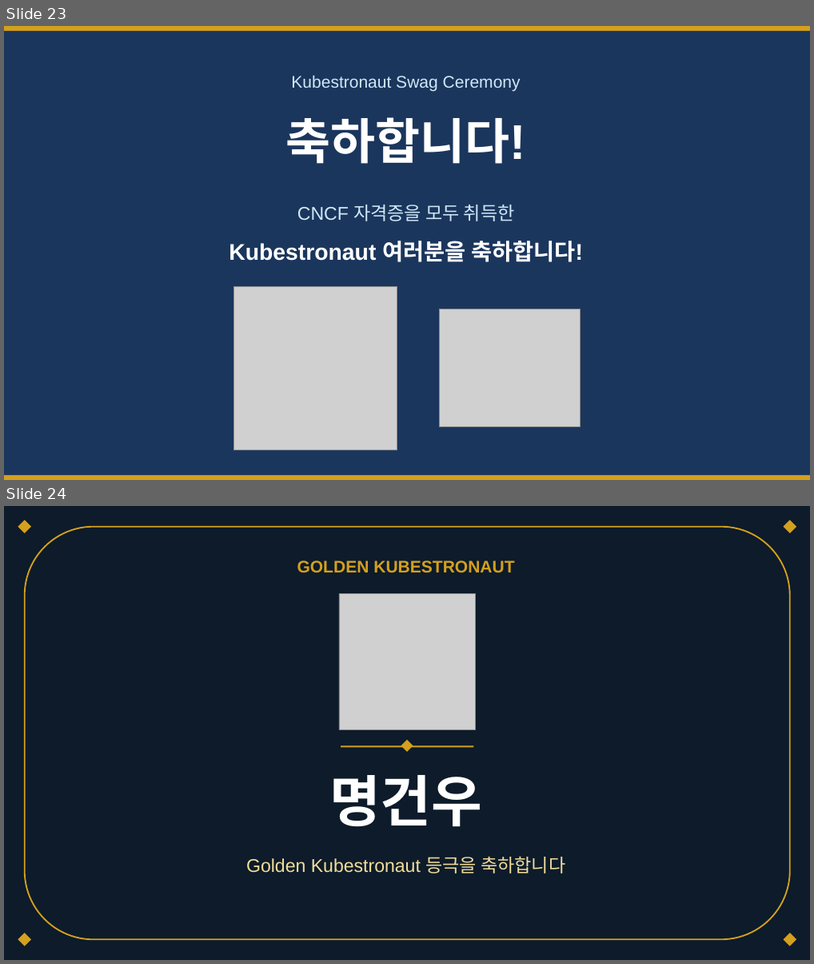
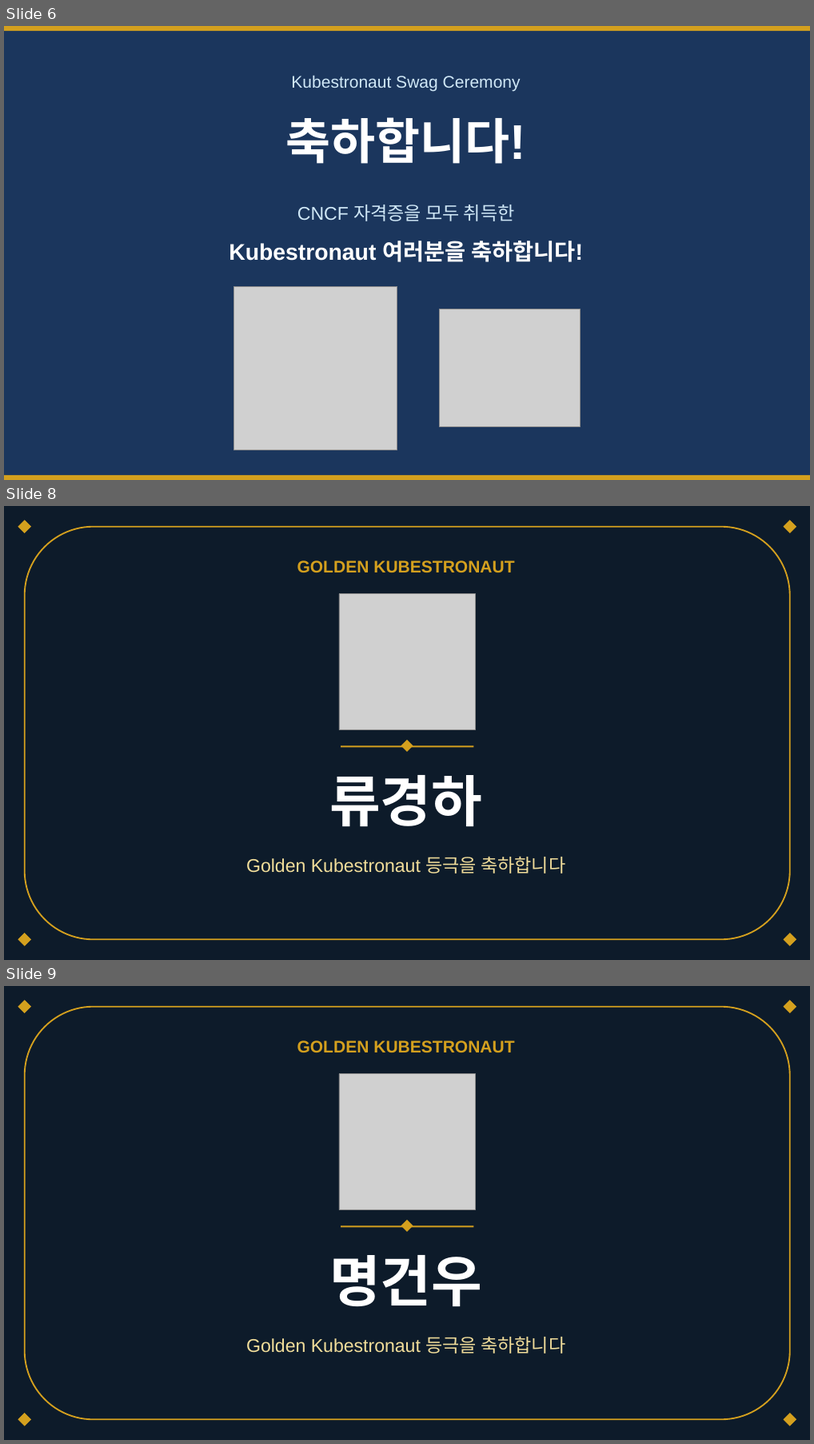
Before and after one commit to Cloud-Native-Community-Korea/kubeCommunityNight, a slide deck: cnck-kube-community-night.pptx. Shown one above the other, each under a label of ours: slides 23 and 24 before the commit, slides 6, 8 and 9 after it; the slides between them are not shown. The pictures are 814x964 and 814x1444 pixels, drawn with LibreOffice and Linux fonts; fonts in the diff are those of the drawing; grey boxes stand for pictures. Boxes give left, top, right and bottom in pixels: in the first picture for what was removed or moved away, otherwise in the second. Text is boxed around its words. In the diff, an @@ line names an element or a change of style, - is before the commit and + after.

```diff
--- a/cnck-kube-community-night.pptx
+++ b/cnck-kube-community-night.pptx
@@ slide 8 added at bbox=[4, 506, 810, 960], background #0D1B2A @@
@@ diamond added at bbox=[18, 520, 31, 533], fill #D4A01E @@
@@ rounded rectangle added at bbox=[25, 527, 790, 939], outline #D4A01E 1.75 pt @@
@@ diamond added at bbox=[784, 520, 797, 533], fill #D4A01E @@
@@ text added at bbox=[298, 560, 514, 572], 20 pt, text #D4A01E, bold @@
+GOLDEN KUBESTRONAUT
@@ picture added at bbox=[339, 594, 475, 730] @@
@@ rectangle added at bbox=[341, 745, 474, 748], fill #D4A01E @@
@@ diamond added at bbox=[402, 740, 414, 752], fill #D4A01E @@
@@ text added at bbox=[330, 775, 482, 826], 66 pt, text #FFFFFF, bold @@
+류경하
@@ text added at bbox=[246, 856, 566, 873], 22 pt, text #F1DD9A @@
+Golden Kubestronaut 등극을 축하합니다
@@ diamond added at bbox=[18, 932, 31, 946], fill #D4A01E @@
@@ diamond added at bbox=[784, 932, 797, 946], fill #D4A01E @@
@@ what was slide 23 is now slide 6 @@
@@ what was slide 24 is now slide 9 @@
```
Also in this commit, not shown: 3 slides changed, 3 other slides added, 1 slide removed.
